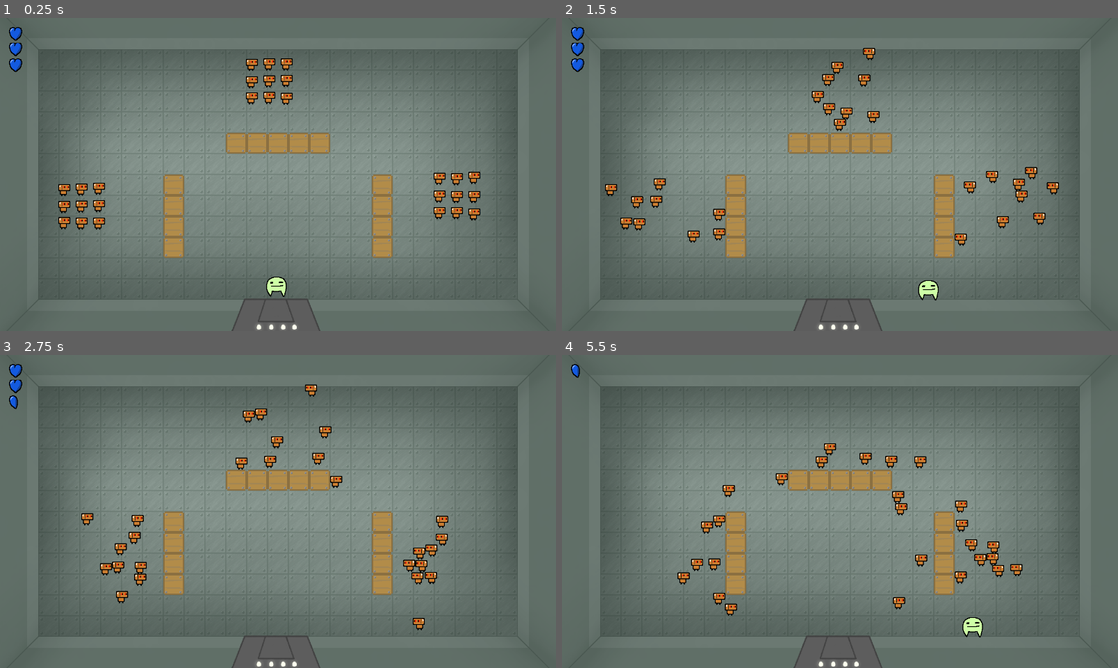
Above: before the commit, frames 1-4 (two rows, left to right).
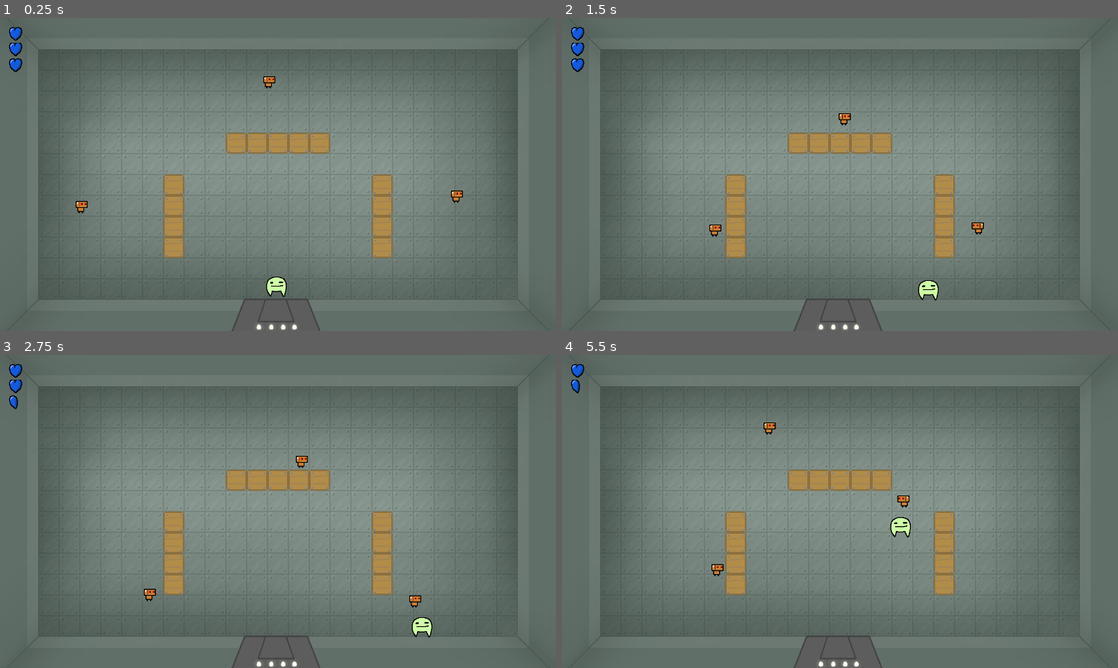
Above: after the commit, the same moments.

Repository: actually-reb/fenrir-2020
Game: Godot game, scene res://scene/Main.tscn
Two runs of this game, one before a commit and one after it. Both use one fixed random seed, a clock stepped at 60 frames per second and the inputs below.
Inputs (mouse positions are in pixels of both pictures, inside the frame that each line leads up to):
- Up to frame 1 (0.25 s): no input
- Up to frame 2 (1.5 s): move the mouse to (962, 158) at 0.52 s; hold D (move_right) 0.53-1.28 s; click (962, 158) at 0.67 s; move the mouse to (728, 190) at 1.27 s; hold S (move_down) from 1.28 s (still down)
- Up to frame 3 (2.75 s): move the mouse to (333, 442) at 2.02 s; release S (move_down) at 2.03 s; hold D (move_right) from 2.03 s (still down)
- Up to frame 4 (5.5 s): move the mouse to (812, 574) at 2.77 s; release D (move_right) at 2.78 s; hold W (move_up) 2.78-3.53 s; click (812, 574) at 2.92 s; move the mouse to (1006, 558) at 3.52 s; hold A (move_left) 3.53-5.03 s; move the mouse to (673, 464) at 4.27 s; move the mouse to (867, 511) at 5.02 s; hold S (move_down) from 5.03 s (still down); click (867, 511) at 5.17 s

The runs differ from the first frame. In frame 1, 1.7% of the frame differs, in the area x 10-87%, y 12-68%; in frame 2, 2.0%; in frame 3, 2.2%; in frame 4, 2.5%, in the area x 1-83%, y 2-91%.

Commit message:
autoload and basic enemy spawner difficulty scaling

Diff:
--- a/entity/EnemySpawner.gd
+++ b/entity/EnemySpawner.gd
@@ -3,7 +3,8 @@
 var TINY_ROBOT = preload("res://entity/TinyRobot.tscn")
 
 func _ready():
-	spawn_tiny_robots(9)
+	var global = get_node("/root/Global")
+	spawn_tiny_robots(min(global.current_floor, 16))
 
 func spawn_tiny_robots(num):
 	var space = 40
--- a/project.godot
+++ b/project.godot
@@ -18,6 +18,10 @@
 config/name="Fenrir 2020"
 run/main_scene="res://scene/Main.tscn"
 config/icon="res://icon.png"
+
+[autoload]
+
+Global="*res://scene/Global.gd"
 
 [display]
 
--- /dev/null
+++ b/scene/Global.gd
@@ -0,0 +1,9 @@
+extends Node
+
+var current_floor
+
+func _ready():
+	reset_game()
+
+func reset_game():
+	current_floor = 1
